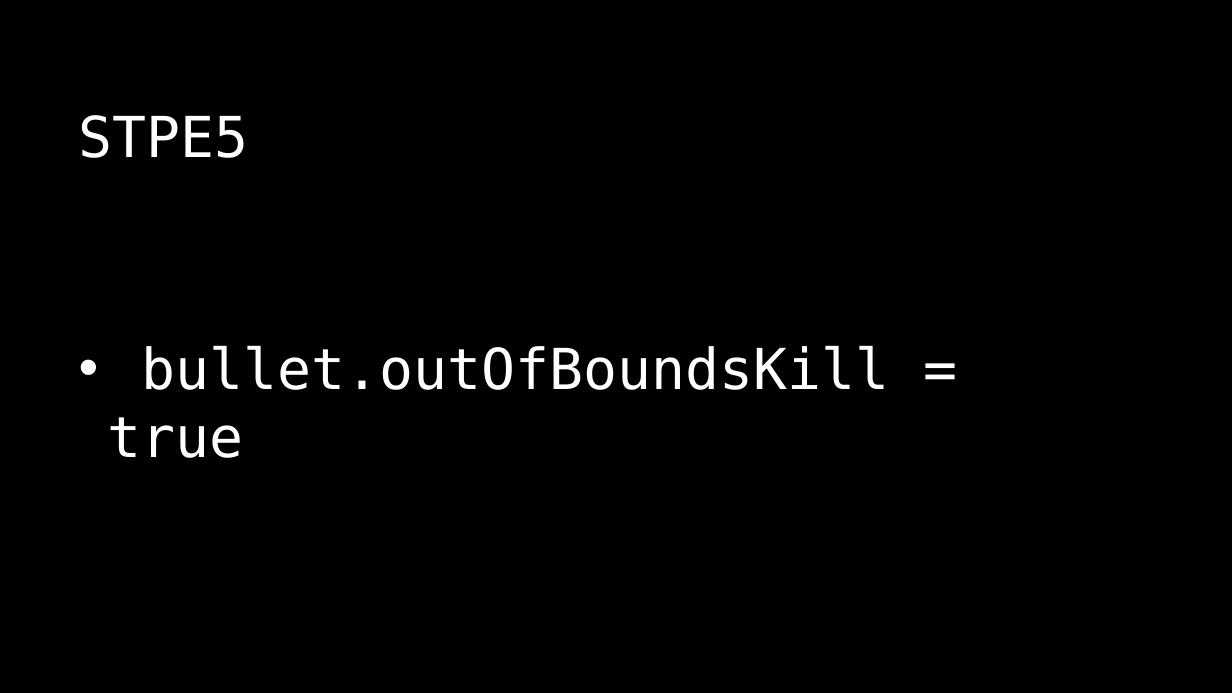
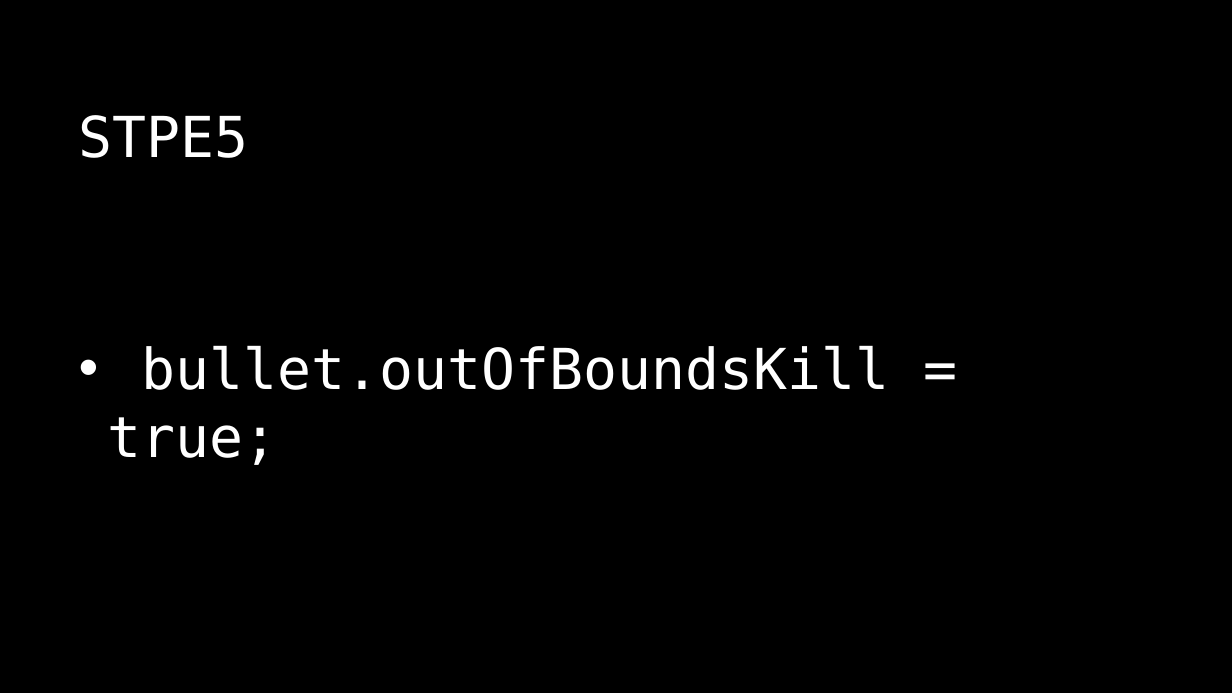
Before and after one commit to NCHUIT/104B_phaser_tanks_war, a slide deck: slide 16 of 02_fire/Phaser.pptx. Drawn at 1232x693 pixels with LibreOffice and Linux fonts; fonts in the diff are those of the drawing; background and template pictures are left out. Boxes give left, top, right and bottom in pixels: in the first picture for what was removed or moved away, otherwise in the second. Text is boxed around its words. In the diff, an @@ line names an element or a change of style, - is before the commit and + after.

```diff
--- a/02_fire/Phaser.pptx
+++ b/02_fire/Phaser.pptx
@@ text at box(107, 345, 889, 465): text changed @@
-• bullet.outOfBoundsKill = true
+• bullet.outOfBoundsKill = true;
```
Also in this commit, not shown: 5 other slides changed, 5 other files.
